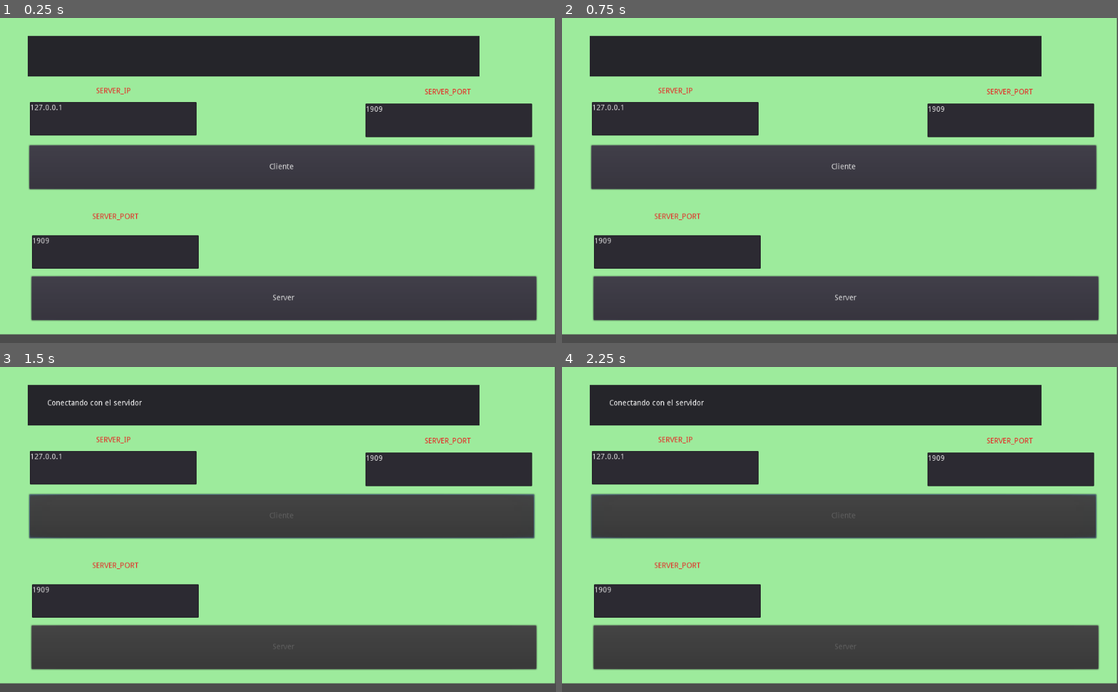
Above: before the commit, frames 1-4 (two rows, left to right).
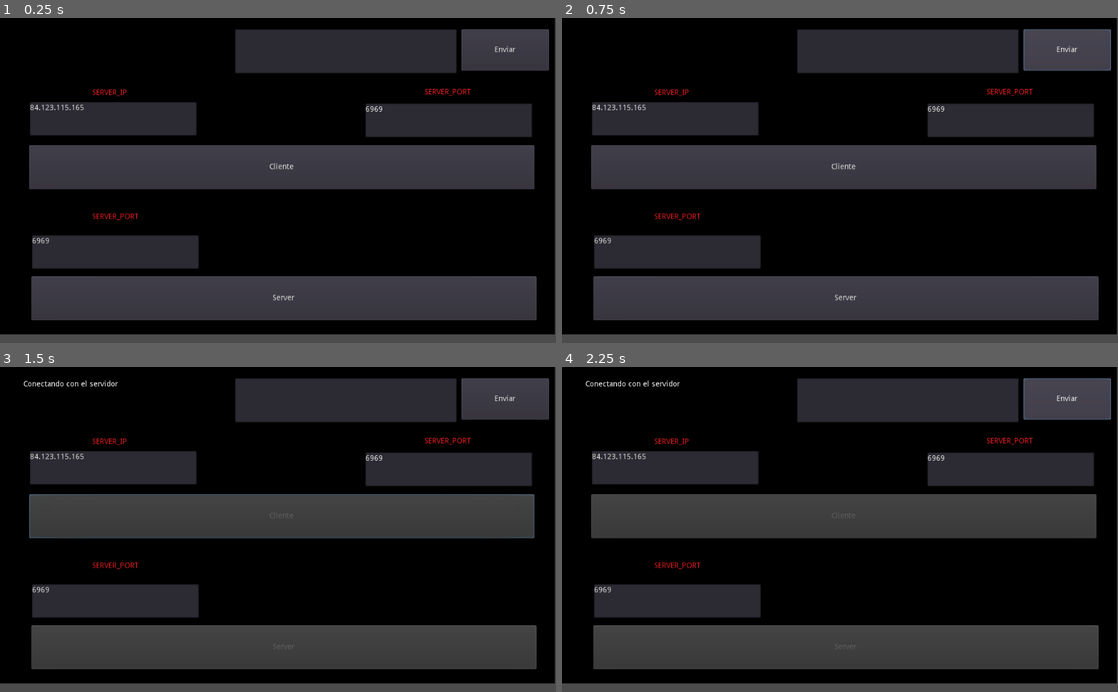
Above: after the commit, the same moments.

Repository: CycloPiStudio/juego_tablero
Game: Godot game, scene res://menus/Seleccionar.tscn
Same seed, same stepped clock (60 frames per second), same inputs: the game is played once before the commit and once after it.
Inputs (mouse positions are in pixels of both pictures, inside the frame that each line leads up to):
- Up to frame 1 (0.25 s): no input
- Up to frame 2 (0.75 s): click (1067, 50) at 0.5 s, where only the run after the commit has a clickable "Enviar"
- Up to frame 3 (1.5 s): click "Cliente" at 1.25 s
- Up to frame 4 (2.25 s): click (1067, 399) at 2 s, where only the run after the commit has a clickable "Enviar"

The runs differ from the first frame. In frame 1, 59% of the frame differs, in the area x 0-100%, y 0-98%; in frame 2, 59%; in frame 3, 59%; in frame 4, 59%.

Commit message:
SUBO CAMBIO IP

Diff:
--- a/juego_multijugador_tablero/globales/GlobalServer.gd
+++ b/juego_multijugador_tablero/globales/GlobalServer.gd
@@ -49,3 +49,12 @@
 func _Peer_Disconnected(player_id):
 	print("User " + str(player_id) + " Disconnected")
 	escena_seleccionar.PrintarResult("User " + str(player_id) + " Disconnected")
+
+
+
+#esta funcion activa ejecuta la funcion con un parametro
+func Mandar_Clientes(mensaje):
+	rpc("Recibir_Clientes", mensaje)
+#esta funcion se ejecuta desde el servidor
+remote func Recibir_Clientes(mensaje):
+	escena_seleccionar.PrintarResult(mensaje)
--- a/juego_multijugador_tablero/menus/Seleccionar.gd
+++ b/juego_multijugador_tablero/menus/Seleccionar.gd
@@ -8,12 +8,13 @@
 onready var ClienteTextEditSERVER_PORT = get_node("Cliente/TextEditSERVER_PORT")
 onready var ServerTextEditSERVER_PORT = get_node("Server/TextEditSERVER_PORT")
 onready var LabelResultados = get_node("LabelResult")
+onready var introText = get_node("TextEditchat")
 var mostraRresultado = " "
 # Called when the node enters the scene tree for the first time.
 func _ready():
-	ClienteTextEditSERVER_IP.set_text("127.0.0.1")
-	ClienteTextEditSERVER_PORT.set_text("1909")
-	ServerTextEditSERVER_PORT.set_text("1909")
+	ClienteTextEditSERVER_IP.set_text("84.123.115.165")
+	ClienteTextEditSERVER_PORT.set_text("6969")
+	ServerTextEditSERVER_PORT.set_text("6969")
 
 
 func _on_Cliente_pressed():
@@ -41,3 +42,7 @@
 func desactivarBotones(d):
 	ClienteBoton.disabled = d
 	ServerBoton.disabled = d
+
+
+func _on_Button_pressed():
+	GlobalServer.Mandar_Clientes(introText.text)
--- a/juego_multijugador_tablero/menus/Seleccionar.tscn
+++ b/juego_multijugador_tablero/menus/Seleccionar.tscn
@@ -11,17 +11,7 @@
 [node name="ColorRect" type="ColorRect" parent="."]
 margin_right = 1022.0
 margin_bottom = 584.0
-color = Color( 0.615686, 0.921569, 0.611765, 1 )
-__meta__ = {
-"_edit_use_anchors_": false
-}
-
-[node name="Panel" type="Panel" parent="ColorRect"]
-margin_left = 51.0
-margin_top = 33.0
-margin_right = 91.0
-margin_bottom = 73.0
-rect_scale = Vector2( 20.8, 1.88 )
+color = Color( 0, 0, 0, 1 )
 __meta__ = {
 "_edit_use_anchors_": false
 }
@@ -46,10 +36,10 @@
 }
 
 [node name="LabelSERVER_IP" type="Label" parent="Cliente"]
-margin_left = 6.72711
-margin_top = -128.816
-margin_right = 303.727
-margin_bottom = -69.816
+margin_left = -0.363602
+margin_top = -125.679
+margin_right = 296.636
+margin_bottom = -66.679
 custom_colors/font_color = Color( 0.917647, 0.121569, 0.121569, 1 )
 text = "SERVER_IP"
 align = 1
@@ -113,13 +103,30 @@
 }
 
 [node name="LabelResult" type="Label" parent="."]
-margin_left = 87.0
-margin_top = 60.0
-margin_right = 1056.0
-margin_bottom = 140.0
+margin_left = 43.0
+margin_top = 25.0
+margin_right = 396.0
+margin_bottom = 105.0
 __meta__ = {
 "_edit_use_anchors_": false
 }
 
+[node name="TextEditchat" type="TextEdit" parent="."]
+margin_left = 433.0
+margin_top = 21.0
+margin_right = 841.0
+margin_bottom = 102.0
+__meta__ = {
+"_edit_use_anchors_": false
+}
+
+[node name="Button" type="Button" parent="."]
+margin_left = 850.0
+margin_top = 21.0
+margin_right = 1011.0
+margin_bottom = 97.0
+text = "Enviar"
+
 [connection signal="pressed" from="Cliente" to="." method="_on_Cliente_pressed"]
 [connection signal="pressed" from="Server" to="." method="_on_Server_pressed"]
+[connection signal="pressed" from="Button" to="." method="_on_Button_pressed"]
